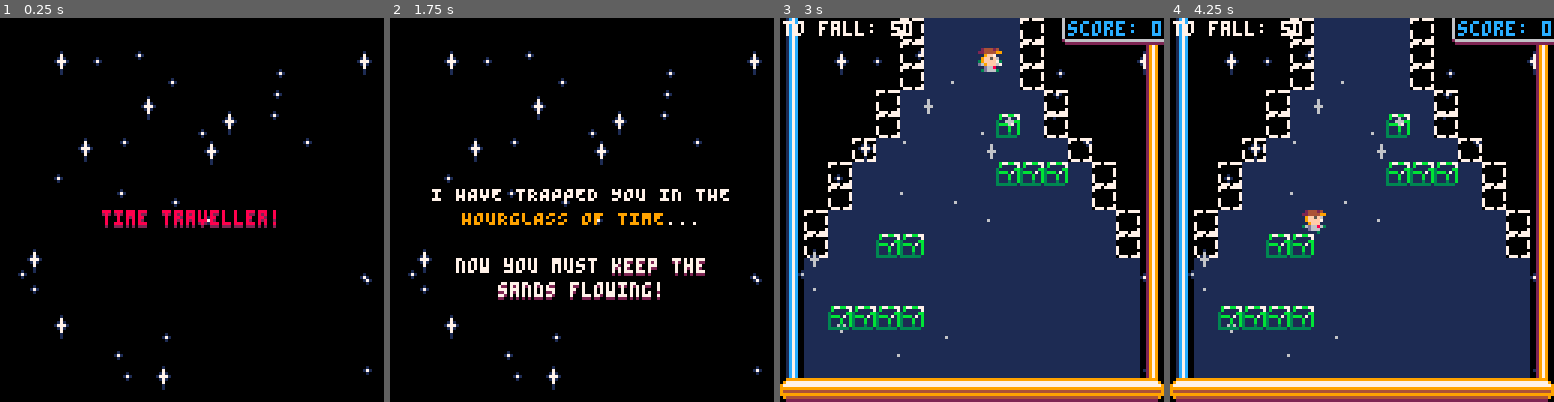
Above: before the commit, frames 1-4 (left to right).
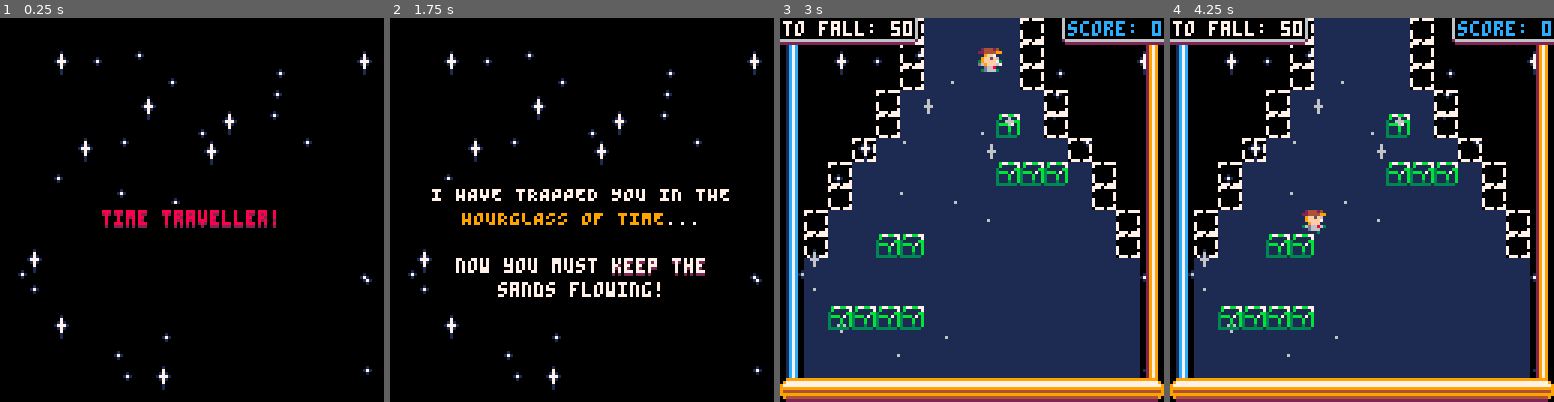
Above: after the commit, the same moments.

Repository: charlie-wt/timefall
Game: PICO-8 cartridge game.p8
The game is run twice, just before and just after one commit, with the same random seed, the same clock (stepped at 60 frames per second) and the same inputs.
Inputs:
- Up to frame 1 (0.25 s): no input
- Up to frame 2 (1.75 s): tap X (X key) at 0.33, 1.07 s; tap O (Z key) at 0.7, 1.7 s; hold Right from 1.6 s (still down)
- Up to frame 3 (3 s): tap X (X key) at 1.85, 2.97 s; release Right at 2.1 s; tap O (Z key) at 2.1, 2.5, 2.9 s; hold Up 2.15-2.42 s; hold Right from 2.47 s (still down)
- Up to frame 4 (4.25 s): release Right at 3.03 s; hold Left 3.08-3.58 s; tap O (Z key) at 3.3, 3.7, 4.1 s; hold Right from 4.02 s (still down); tap X (X key) at 4.08 s

The runs differ from the first frame. In frame 1, less than 0.1% of the frame differs, in the area x 45-55%, y 48-54%; in frame 2, 0.4%; in frame 3, 0.8%, in the area x 0-36%, y 0-8%; in frame 4, 0.8%.

Commit message:
improve readability (& fix for exported 'to fall' label)

Diff:
--- a/game.p8
+++ b/game.p8
@@ -9,6 +9,8 @@
 #include player.lua
 #include flipping.lua
 
+
+autobg = false
 state = {
 	-- possible values: title, intro, gameplay, flipping, lose
 	scene = "intro",
@@ -57,11 +59,11 @@
 		draw = function(self)
 			cls(0)
 			draw_stars()
+			autobg = true
 			if self.sequence_idx == 1 then
 				local txt = "time traveller!"
 				local txt_y = 64
-				print_centred(txt, txt_y + 1, 2)
-				print_centred(txt, txt_y, 8)
+				print_centred(txt, txt_y, 8, 2)
 			elseif self.sequence_idx == 2 then
 				local angered = "YOU HAVE ANGERED ME,"
 				local angered_y = 64
@@ -73,8 +75,7 @@
 
 				local father = "grandfather time!"
 				local father_y = 64 + 8
-				print_centred(father, father_y + 1, 4)
-				print_centred(father, father_y, 10)
+				print_centred(father, father_y, 10, 4)
 			elseif self.sequence_idx == 4 then
 				local meddling = "your meddling will not"
 				local meddling_y = 64
@@ -102,6 +103,7 @@
 				print_centred("OH, AND...", 64, 7)
 				print_centred("don't get crushed!", 72, 8)
 			end
+			autobg = false
 		end
 	},
 	gameplay = {
@@ -175,36 +177,43 @@
 		draw = function(self)
 			cls(0)
 			draw_stars()
+			autobg = true
 			local reason_y = 48
-			-- print_centred(self.reason, reason_y + 1, 2)
 			print_centred(self.reason, reason_y, 8)
 
 			local score_y = 64
+			local chunks_of = " chunks of"
+			if total_score() == 1 then
+				chunks_of = " chunk of"
+			end
 			print_centred_chunks({{"you allowed ", 7},
 			                      {tostr(total_score()), 10},
-			                      {" chunks of", 7}},
+			                      {chunks_of, 7}},
 			                     score_y)
-			print_centred("the sands of time", score_y + 8 + 1, 4)
-			print_centred("the sands of time", score_y + 8, 7)
+			print_centred("the sands of time", score_y + 8, 7, 4)
 			print_centred("to fall!", score_y + 16, 7)
 
 			local prompt = "🅾️/❎ TO TRY AGAIN..."
 			local prompt_y = 101
 			print_centred(prompt, prompt_y + 1, 1)
 			print_centred(prompt, prompt_y, 7)
-
+			autobg = false
 		end
 	}
 }
 
 
-function print_centred(text, y, col, offset)
-	local x = (128 - lnpx(text)) / 2 + (offset or 0)
-	if col ~= nil then
-		print(text, x, y, col)
-	else
-		print(text, x, y)
-	end
+function print_centred(text, y, col, shadow_col)
+	local len = lnpx(text)
+	local x = (128 - len) / 2
+	if autobg then
+		local pad = 2
+		rectfill(x - pad, y - pad, x + len + pad, y + 3 + pad, 0)
+	end
+	if shadow_col ~= nil then
+		print(text, x, y + 1, shadow_col)
+	end
+	print(text, x, y, col)
 end
 
 function print_centred_chunks(chunks, y)
@@ -218,17 +227,24 @@
 	for chunk in all(chunks) do full_length += lnpx(chunk[1]) end
 	local length_acc = 0
 
+	local start_x = (128 - full_length) / 2
+
+	if autobg then
+		local pad = 2
+		rectfill(start_x - pad, y - pad, start_x + full_length + pad, y + 8 + 1 + pad, 0)
+	end
+
 	for chunk in all(chunks) do
 		local col = 7
 		if (#chunk > 1) col = chunk[2]
 
 		if #chunk > 2 then
 			color(chunk[3])
-			print(chunk[1], (128 - full_length) / 2 + length_acc, y + 1)
+			print(chunk[1], start_x + length_acc, y + 1)
 		end
 
 		color(col)
-		print(chunk[1], (128 - full_length) / 2 + length_acc, y )
+		print(chunk[1], start_x + length_acc, y)
 		length_acc += lnpx(chunk[1])
 	end
 end
@@ -371,7 +387,7 @@
 		player:draw()
 
 		-- ui text
-		local left_len = sand:draw_pieces_remaining(999999999999999, 1)
+		local left_len = sand:draw_pieces_remaining(0, 9999)
 		draw_ui_box({x=0, y=0}, left_len + 1, 7)
 		sand:draw_pieces_remaining(1, 1)
 
